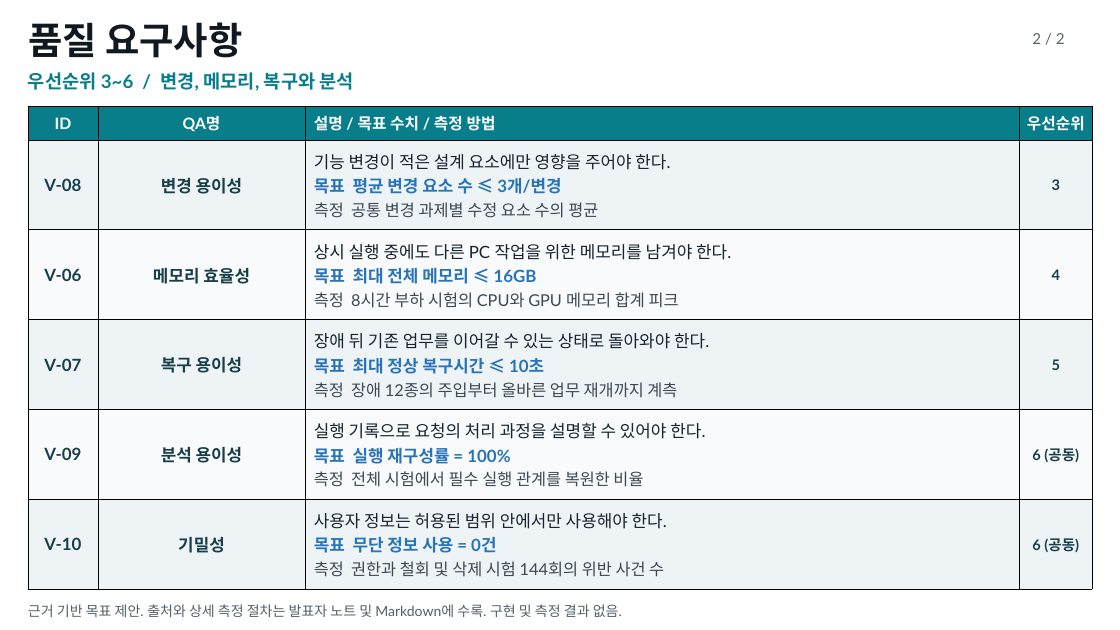
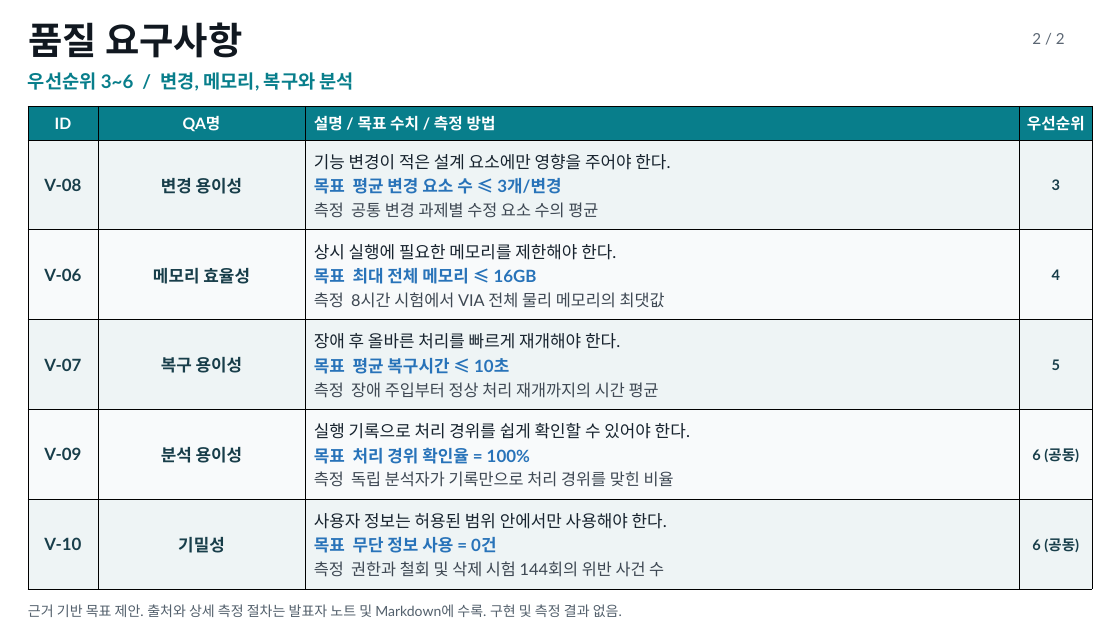
Before and after one commit to cbyche/via-sw-architecture, a slide deck: slide 2 of docs/presentations_files/quality-attributes/VIA-quality-attributes.pptx. Drawn at 1120x630 pixels with LibreOffice and Linux fonts; fonts in the diff are those of the drawing. Boxes give left, top, right and bottom in pixels: in the first picture for what was removed or moved away, otherwise in the second. Text is boxed around its words. In the diff, an @@ line names an element or a change of style, - is before the commit and + after.

```diff
--- a/docs/presentations_files/quality-attributes/VIA-quality-attributes.pptx
+++ b/docs/presentations_files/quality-attributes/VIA-quality-attributes.pptx
@@ table at (28,106,1092,589) @@
-row 3, column 3: 상시 실행 중에도 다른 PC 작업을 위한 메모리를 남겨야 한다. / 목표 최대 전체 메모리 ≤ 16GB / 측정 8시간 부하 시험의 CPU와 GPU 메모리 합계 피크
+row 3, column 3: 상시 실행에 필요한 메모리를 제한해야 한다. / 목표 최대 전체 메모리 ≤ 16GB / 측정 8시간 시험에서 VIA 전체 물리 메모리의 최댓값
-row 4, column 3: 장애 뒤 기존 업무를 이어갈 수 있는 상태로 돌아와야 한다. / 목표 최대 정상 복구시간 ≤ 10초 / 측정 장애 12종의 주입부터 올바른 업무 재개까지 계측
+row 4, column 3: 장애 후 올바른 처리를 빠르게 재개해야 한다. / 목표 평균 복구시간 ≤ 10초 / 측정 장애 주입부터 정상 처리 재개까지의 시간 평균
-row 5, column 3: 실행 기록으로 요청의 처리 과정을 설명할 수 있어야 한다. / 목표 실행 재구성률 = 100% / 측정 전체 시험에서 필수 실행 관계를 복원한 비율
+row 5, column 3: 실행 기록으로 처리 경위를 쉽게 확인할 수 있어야 한다. / 목표 처리 경위 확인율 = 100% / 측정 독립 분석자가 기록만으로 처리 경위를 맞힌 비율
```
Also in this commit, not shown: 1 other slide changed, 11 other files.
